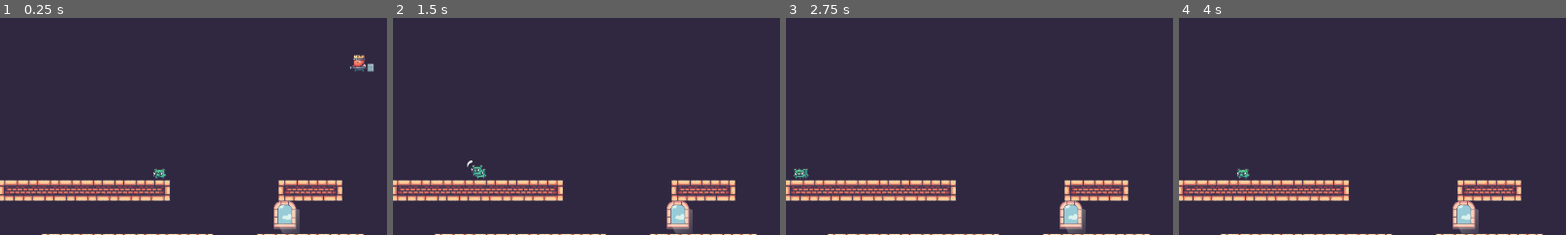
Above: before the commit, frames 1-4 (left to right).
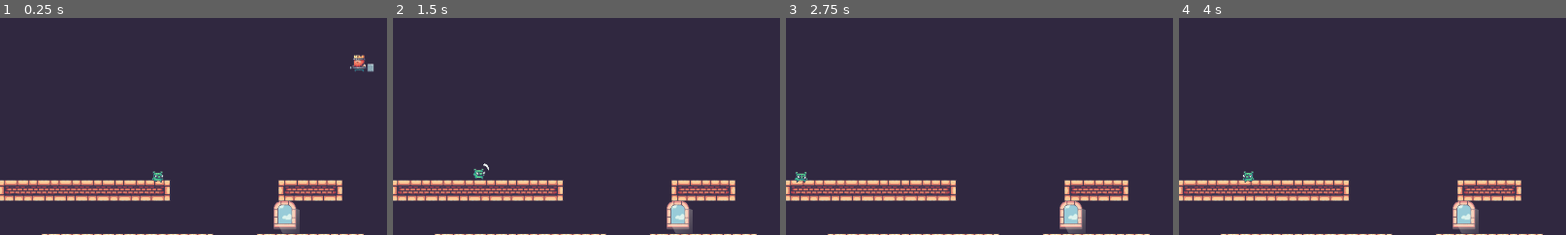
Above: after the commit, the same moments.

Repository: always-hehe-devs/godot-2d-game
Game: Godot game, scene res://king_game.tscn
Same seed, same stepped clock (60 frames per second), same inputs: the game is played once before the commit and once after it.
Inputs:
- Up to frame 1 (0.25 s): no input
- Up to frame 2 (1.5 s): tap Enter (ui_accept) at 0.5, 0.77 s; hold Right (ui_right) from 0.53 s (still down)
- Up to frame 3 (2.75 s): tap Enter (ui_accept) at 1.52 s; release Right (ui_right) at 2.03 s; hold Left (ui_left) from 2.03 s (still down)
- Up to frame 4 (4 s): release Left (ui_left) at 2.78 s; hold Right (ui_right) from 2.78 s (still down); tap Enter (ui_accept) at 3.02, 3.77 s
The pictures show only the part of the screen within x 3-53%, y 33-83%; the shares and areas given below are measured in that part.

The runs differ from the first frame. In frame 1, 0.2% of the frame differs, in the area x 39-43%, y 69-76%; in frame 2, 0.2%, in the area x 19-25%, y 65-75%; in frame 3, 0.2%; in frame 4, 0.2%.

Commit message:
Added run and attack animations to pig mob

Diff:
--- a/pig_mob.gd
+++ b/pig_mob.gd
@@ -10,8 +10,7 @@
 @onready var _ray_cast_right = $RayCast2DRight
 @onready var _ray_cast_left = $RayCast2DLeft
 @onready var animation_player = $AnimationPlayer
-@onready var idle_sprite = $Idle
-@onready var attack_sprite = $Attack
+@onready var animations = $Animations
 
 func _physics_process(delta):
 	# Add the gravity.
@@ -28,12 +27,16 @@
 	if not _ray_cast_left.is_colliding():
 		direction = 1
 
+
 	if direction == -1:
-		idle_sprite.flip_h = true
-		idle_sprite.offset.x = 5
+		animations.flip_h = false
+		animations.offset.x = 5
 	else:
-		idle_sprite.flip_h = false
+		animations.flip_h = true
 
 	velocity.x = direction * SPEED
 
+	if velocity.x != 0 && animation_player.current_animation != "Attack":
+		animation_player.play("Run")
+
 	move_and_slide()
--- a/pig_mob.tscn
+++ b/pig_mob.tscn
@@ -1,49 +1,229 @@
-[gd_scene load_steps=8 format=3 uid="uid://ctchd2fyjapkv"]
+[gd_scene load_steps=11 format=3 uid="uid://ctchd2fyjapkv"]
 
 [ext_resource type="Script" path="res://pig_mob.gd" id="1_ltilm"]
-[ext_resource type="Texture2D" uid="uid://dcyuiq7m32r7p" path="res://assets/03-Pig/Attack (34x28).png" id="2_ueqkf"]
-[ext_resource type="Texture2D" uid="uid://bcjw1kjedw1pn" path="res://assets/03-Pig/Idle (34x28).png" id="2_w67pc"]
+[ext_resource type="Texture2D" uid="uid://u7pa5kww6clh" path="res://assets/03-Pig/Idle (34x28).png" id="2_4vt7e"]
+[ext_resource type="Texture2D" uid="uid://clji27d6wymrv" path="res://assets/03-Pig/Run (34x28).png" id="3_ylfsi"]
+[ext_resource type="Texture2D" uid="uid://dcyuiq7m32r7p" path="res://assets/03-Pig/Attack (34x28).png" id="4_sej8j"]
 
 [sub_resource type="CapsuleShape2D" id="CapsuleShape2D_cj8tb"]
 radius = 8.0
 height = 20.0
 
-[sub_resource type="Animation" id="Animation_p0rpi"]
-resource_name = "Attack"
-tracks/0/type = "value"
-tracks/0/imported = false
-tracks/0/enabled = true
-tracks/0/path = NodePath("Attack:frame")
-tracks/0/interp = 1
-tracks/0/loop_wrap = true
-tracks/0/keys = {
+[sub_resource type="Animation" id="Animation_n0jxu"]
+resource_name = "Idle"
+length = 0.95
+loop_mode = 1
+tracks/0/type = "value"
+tracks/0/imported = false
+tracks/0/enabled = true
+tracks/0/path = NodePath("Animations:texture")
+tracks/0/interp = 1
+tracks/0/loop_wrap = true
+tracks/0/keys = {
+"times": PackedFloat32Array(0),
+"transitions": PackedFloat32Array(1),
+"update": 1,
+"values": [ExtResource("2_4vt7e")]
+}
+tracks/1/type = "value"
+tracks/1/imported = false
+tracks/1/enabled = true
+tracks/1/path = NodePath("Animations:hframes")
+tracks/1/interp = 1
+tracks/1/loop_wrap = true
+tracks/1/keys = {
+"times": PackedFloat32Array(0),
+"transitions": PackedFloat32Array(1),
+"update": 1,
+"values": [11]
+}
+tracks/2/type = "value"
+tracks/2/imported = false
+tracks/2/enabled = true
+tracks/2/path = NodePath("Animations:vframes")
+tracks/2/interp = 1
+tracks/2/loop_wrap = true
+tracks/2/keys = {
+"times": PackedFloat32Array(0),
+"transitions": PackedFloat32Array(1),
+"update": 1,
+"values": [1]
+}
+tracks/3/type = "value"
+tracks/3/imported = false
+tracks/3/enabled = true
+tracks/3/path = NodePath("Animations:frame")
+tracks/3/interp = 1
+tracks/3/loop_wrap = true
+tracks/3/keys = {
+"times": PackedFloat32Array(0, 0.1, 0.2, 0.3, 0.4, 0.5, 0.6, 0.7, 0.8, 0.9),
+"transitions": PackedFloat32Array(1, 1, 1, 1, 1, 1, 1, 1, 1, 1),
+"update": 1,
+"values": [0, 1, 2, 3, 4, 5, 6, 7, 8, 10]
+}
+
+[sub_resource type="Animation" id="Animation_bv5xv"]
+length = 0.001
+tracks/0/type = "value"
+tracks/0/imported = false
+tracks/0/enabled = true
+tracks/0/path = NodePath("Animations:texture")
+tracks/0/interp = 1
+tracks/0/loop_wrap = true
+tracks/0/keys = {
+"times": PackedFloat32Array(0),
+"transitions": PackedFloat32Array(1),
+"update": 1,
+"values": [ExtResource("3_ylfsi")]
+}
+tracks/1/type = "value"
+tracks/1/imported = false
+tracks/1/enabled = true
+tracks/1/path = NodePath("Animations:hframes")
+tracks/1/interp = 1
+tracks/1/loop_wrap = true
+tracks/1/keys = {
+"times": PackedFloat32Array(0),
+"transitions": PackedFloat32Array(1),
+"update": 1,
+"values": [6]
+}
+tracks/2/type = "value"
+tracks/2/imported = false
+tracks/2/enabled = true
+tracks/2/path = NodePath("Animations:vframes")
+tracks/2/interp = 1
+tracks/2/loop_wrap = true
+tracks/2/keys = {
+"times": PackedFloat32Array(0),
+"transitions": PackedFloat32Array(1),
+"update": 1,
+"values": [1]
+}
+tracks/3/type = "value"
+tracks/3/imported = false
+tracks/3/enabled = true
+tracks/3/path = NodePath("Animations:frame")
+tracks/3/interp = 1
+tracks/3/loop_wrap = true
+tracks/3/keys = {
+"times": PackedFloat32Array(0),
+"transitions": PackedFloat32Array(1),
+"update": 1,
+"values": [0]
+}
+
+[sub_resource type="Animation" id="Animation_87vww"]
+resource_name = "Run"
+length = 0.55
+loop_mode = 1
+tracks/0/type = "value"
+tracks/0/imported = false
+tracks/0/enabled = true
+tracks/0/path = NodePath("Animations:texture")
+tracks/0/interp = 1
+tracks/0/loop_wrap = true
+tracks/0/keys = {
+"times": PackedFloat32Array(0),
+"transitions": PackedFloat32Array(1),
+"update": 1,
+"values": [ExtResource("3_ylfsi")]
+}
+tracks/1/type = "value"
+tracks/1/imported = false
+tracks/1/enabled = true
+tracks/1/path = NodePath("Animations:hframes")
+tracks/1/interp = 1
+tracks/1/loop_wrap = true
+tracks/1/keys = {
+"times": PackedFloat32Array(0),
+"transitions": PackedFloat32Array(1),
+"update": 1,
+"values": [6]
+}
+tracks/2/type = "value"
+tracks/2/imported = false
+tracks/2/enabled = true
+tracks/2/path = NodePath("Animations:vframes")
+tracks/2/interp = 1
+tracks/2/loop_wrap = true
+tracks/2/keys = {
+"times": PackedFloat32Array(0),
+"transitions": PackedFloat32Array(1),
+"update": 1,
+"values": [1]
+}
+tracks/3/type = "value"
+tracks/3/imported = false
+tracks/3/enabled = true
+tracks/3/path = NodePath("Animations:frame")
+tracks/3/interp = 1
+tracks/3/loop_wrap = true
+tracks/3/keys = {
 "times": PackedFloat32Array(0, 0.1, 0.2, 0.3, 0.4),
 "transitions": PackedFloat32Array(1, 1, 1, 1, 1),
 "update": 1,
 "values": [0, 1, 2, 3, 4]
 }
 
-[sub_resource type="Animation" id="Animation_nfnip"]
-resource_name = "Idle"
-length = 1.15
-loop_mode = 1
-tracks/0/type = "value"
-tracks/0/imported = false
-tracks/0/enabled = true
-tracks/0/path = NodePath("Idle:frame")
-tracks/0/interp = 1
-tracks/0/loop_wrap = true
-tracks/0/keys = {
-"times": PackedFloat32Array(0, 0.1, 0.2, 0.3, 0.4, 0.5, 0.6, 0.7, 0.8, 0.9, 1, 1.1),
-"transitions": PackedFloat32Array(1, 1, 1, 1, 1, 1, 1, 1, 1, 1, 1, 1),
-"update": 1,
-"values": [0, 1, 2, 3, 4, 5, 6, 7, 8, 9, 10, 10]
+[sub_resource type="Animation" id="Animation_mohos"]
+resource_name = "Attack"
+length = 0.45
+tracks/0/type = "value"
+tracks/0/imported = false
+tracks/0/enabled = true
+tracks/0/path = NodePath("Animations:texture")
+tracks/0/interp = 1
+tracks/0/loop_wrap = true
+tracks/0/keys = {
+"times": PackedFloat32Array(0),
+"transitions": PackedFloat32Array(1),
+"update": 1,
+"values": [ExtResource("4_sej8j")]
+}
+tracks/1/type = "value"
+tracks/1/imported = false
+tracks/1/enabled = true
+tracks/1/path = NodePath("Animations:hframes")
+tracks/1/interp = 1
+tracks/1/loop_wrap = true
+tracks/1/keys = {
+"times": PackedFloat32Array(0),
+"transitions": PackedFloat32Array(1),
+"update": 1,
+"values": [5]
+}
+tracks/2/type = "value"
+tracks/2/imported = false
+tracks/2/enabled = true
+tracks/2/path = NodePath("Animations:vframes")
+tracks/2/interp = 1
+tracks/2/loop_wrap = true
+tracks/2/keys = {
+"times": PackedFloat32Array(0),
+"transitions": PackedFloat32Array(1),
+"update": 1,
+"values": [1]
+}
+tracks/3/type = "value"
+tracks/3/imported = false
+tracks/3/enabled = true
+tracks/3/path = NodePath("Animations:frame")
+tracks/3/interp = 1
+tracks/3/loop_wrap = true
+tracks/3/keys = {
+"times": PackedFloat32Array(0, 0.1, 0.2, 0.3, 0.4),
+"transitions": PackedFloat32Array(1, 1, 1, 1, 1),
+"update": 1,
+"values": [0, 1, 2, 3, 4]
 }
 
 [sub_resource type="AnimationLibrary" id="AnimationLibrary_4pfjp"]
 _data = {
-"Attack": SubResource("Animation_p0rpi"),
-"Idle": SubResource("Animation_nfnip")
+"Attack": SubResource("Animation_mohos"),
+"Idle": SubResource("Animation_n0jxu"),
+"RESET": SubResource("Animation_bv5xv"),
+"Run": SubResource("Animation_87vww")
 }
 
 [node name="pig_mob" type="CharacterBody2D"]
@@ -66,14 +246,6 @@
 "": SubResource("AnimationLibrary_4pfjp")
 }
 
-[node name="Idle" type="Sprite2D" parent="."]
-position = Vector2(-3, -5)
-texture = ExtResource("2_w67pc")
-hframes = 11
-frame = 10
-
-[node name="Attack" type="Sprite2D" parent="."]
-position = Vector2(-3, -5)
-texture = ExtResource("2_ueqkf")
-hframes = 5
-frame = 4
+[node name="Animations" type="Sprite2D" parent="."]
+texture = ExtResource("3_ylfsi")
+hframes = 6
Not shown, changed: assets/03-Pig/Idle (34x28).png.import
Not shown, changed: assets/03-Pig/Run (34x28).png.import
